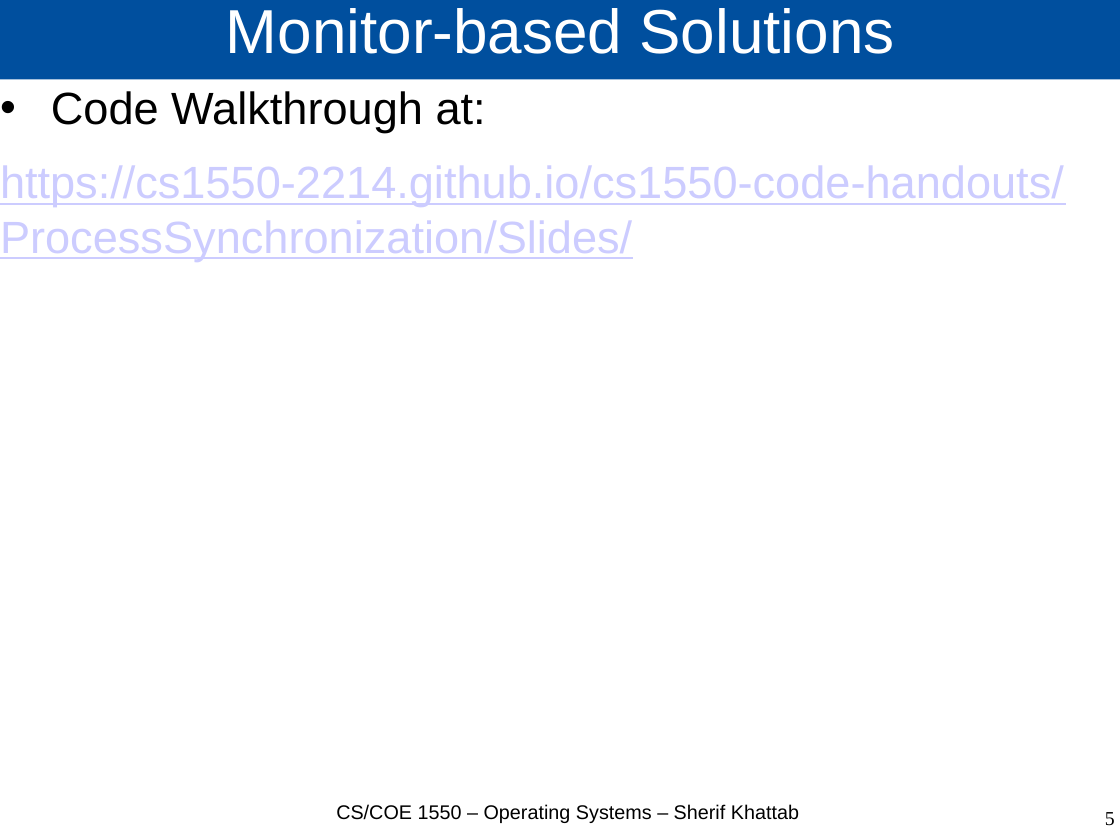
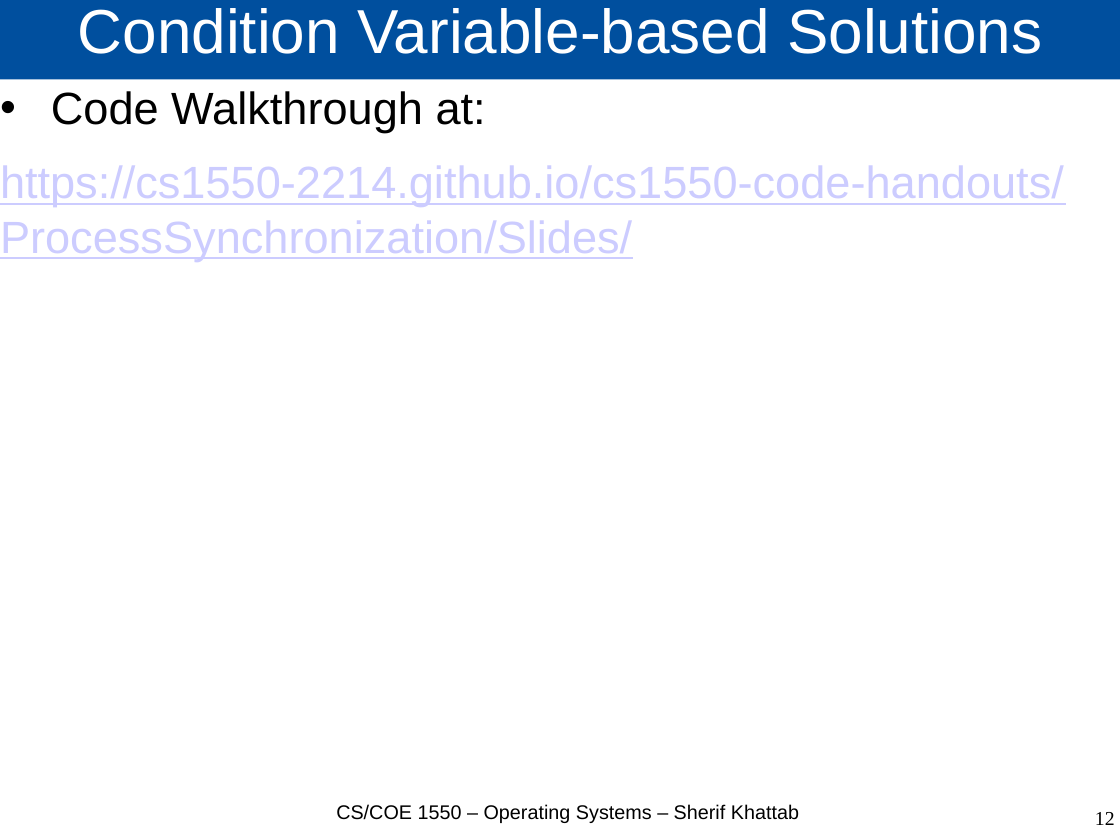
Before and after one commit to cs1550-2224/cs1550-code-handouts, a slide deck: slide 12 of DraftSlides/Lecture11.pptx (slide 5 before the commit). Drawn at 1120x840 pixels with LibreOffice and Linux fonts; fonts in the diff are those of the drawing. Boxes give left, top, right and bottom in pixels: in the first picture for what was removed or moved away, otherwise in the second. Text is boxed around its words. In the diff, an @@ line names an element or a change of style, - is before the commit and + after.

```diff
--- a/DraftSlides/Lecture11.pptx
+++ b/DraftSlides/Lecture11.pptx
@@ title at (78, 8, 1042, 54): text changed @@
-Monitor-based Solutions
+Condition Variable-based Solutions
@@ page number at (1095, 812, 1115, 825): text changed @@
-5
+12
```
Also in this commit, not shown: 3 other slides changed, 10 slides added, 1 slide removed, 1 other file.
